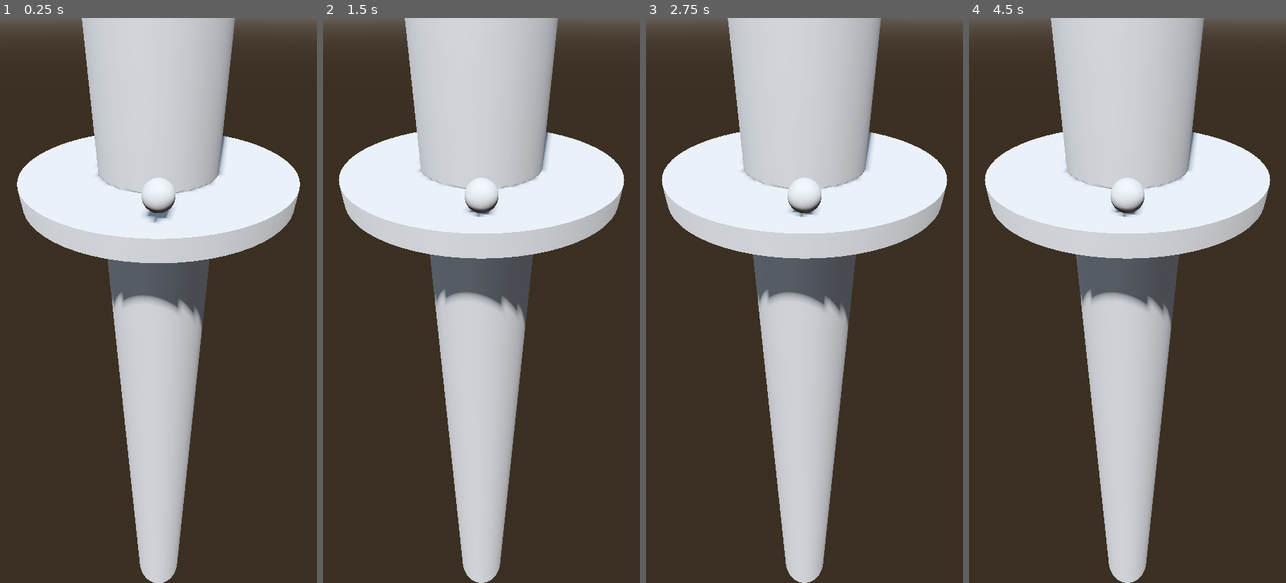
Above: before the commit, frames 1-4 (left to right).
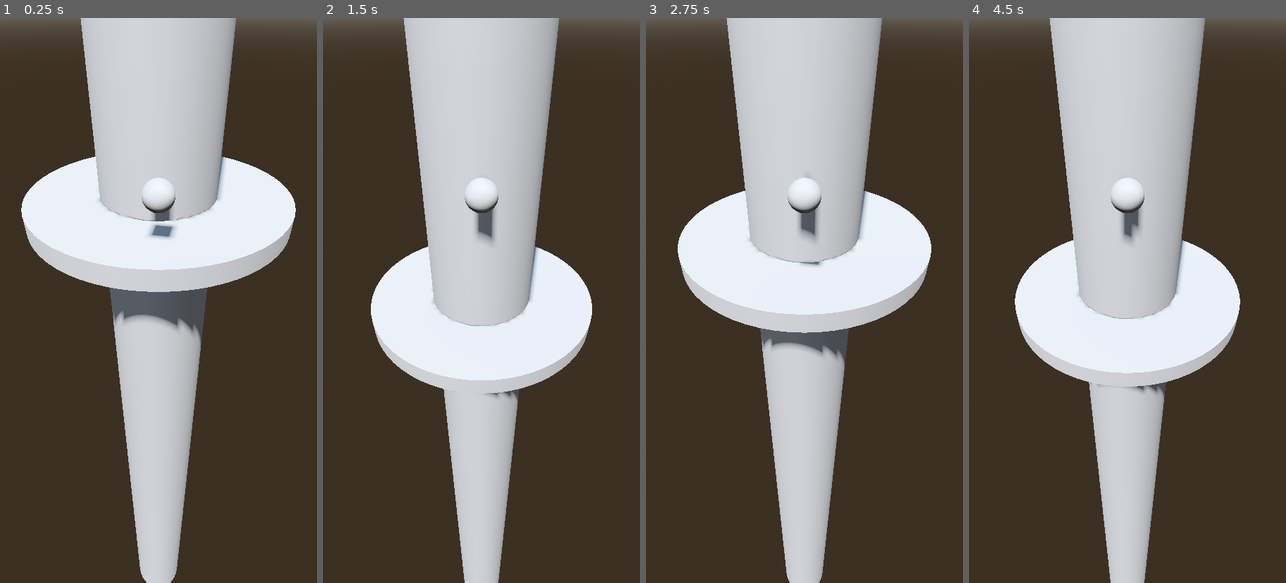
Above: after the commit, the same moments.

Repository: v1adem/HelixJumpClone
Game: Godot game, scene res://Scenes/game.tscn
The game is run twice, just before and just after one commit, with the same random seed, the same clock (stepped at 60 frames per second) and the same inputs.
Inputs:
- Up to frame 1 (0.25 s): no input
- Up to frame 2 (1.5 s): no input
- Up to frame 3 (2.75 s): no input
- Up to frame 4 (4.5 s): no input

The runs differ from the first frame. In frame 1, 13% of the frame differs, in the area x 5-95%, y 0-100%; in frame 2, 25%; in frame 3, 20%; in frame 4, 25%, in the area x 4-96%, y 0-100%.

Commit message:
added jumping

Diff:
--- a/Scenes/game.tscn
+++ b/Scenes/game.tscn
@@ -44,6 +44,5 @@
 [node name="CollisionShape3D" type="CollisionShape3D" parent="Floor/StaticBody3D"]
 shape = SubResource("ConcavePolygonShape3D_ej7hg")
 
-[node name="Player" parent="." instance=ExtResource("1_i7lve")]
-transform = Transform3D(1, 0, 0, 0, 1, 0, 0, 0, 1, 0, 0.918724, 0.555312)
-top_level = true
+[node name="CharacterBody3D" parent="." instance=ExtResource("1_0s0xr")]
+transform = Transform3D(1, 0, 0, 0, 1, 0, 0, 0, 1, 0, 1.15918, 0.523622)
--- a/Scenes/player.tscn
+++ b/Scenes/player.tscn
@@ -1,24 +1,23 @@
-[gd_scene load_steps=4 format=3 uid="uid://dweeq3hajhlea"]
+[gd_scene load_steps=4 format=3 uid="uid://kl3ul8aci75j"]
 
-[ext_resource type="Script" path="res://Scripts/Player.gd" id="1_e78t4"]
+[ext_resource type="Script" path="res://Scripts/character_body_3d.gd" id="1_a10f1"]
 
-[sub_resource type="SphereMesh" id="SphereMesh_jo33h"]
+[sub_resource type="SphereMesh" id="SphereMesh_gaqfa"]
 
-[sub_resource type="ConvexPolygonShape3D" id="ConvexPolygonShape3D_2hik1"]
+[sub_resource type="ConvexPolygonShape3D" id="ConvexPolygonShape3D_vqrno"]
 points = PackedVector3Array(0.457871, 0.198079, 0.0157824, -0.48874, -0.0916874, -0.0451868, -0.471509, -0.137027, -0.0 …(929 unchanged characters)…
 
-[node name="Player" type="RigidBody3D"]
-lock_rotation = true
-script = ExtResource("1_e78t4")
+[node name="player" type="CharacterBody3D"]
+script = ExtResource("1_a10f1")
 
 [node name="MeshInstance3D" type="MeshInstance3D" parent="."]
 transform = Transform3D(0.15, 0, 0, 0, 0.15, 0, 0, 0, 0.15, 0, 0, 0)
-mesh = SubResource("SphereMesh_jo33h")
+mesh = SubResource("SphereMesh_gaqfa")
 skeleton = NodePath("../..")
 
 [node name="CollisionShape3D" type="CollisionShape3D" parent="."]
 transform = Transform3D(0.15, 0, 0, 0, 0.15, 0, 0, 0, 0.15, 0, 0, 0)
-shape = SubResource("ConvexPolygonShape3D_2hik1")
+shape = SubResource("ConvexPolygonShape3D_vqrno")
 
 [node name="TwistPivot" type="Node3D" parent="."]
 transform = Transform3D(1, 0, 0, 0, 1, 0, 0, 0, 1, 0, -0.6, 0)
--- /dev/null
+++ b/Scripts/character_body_3d.gd
@@ -0,0 +1,18 @@
+extends CharacterBody3D
+
+
+const SPEED = 5.0
+const JUMP_VELOCITY = 4.5
+
+# Get the gravity from the project settings to be synced with RigidBody nodes.
+var gravity = ProjectSettings.get_setting("physics/3d/default_gravity")
+
+
+func _physics_process(delta):
+	# Add the gravity.
+	if not is_on_floor():
+		velocity.y -= gravity * 0.02
+	else:
+		velocity.y += 4.5
+
+	move_and_slide()
--- /dev/null
+++ b/Scripts/player.gd
@@ -0,0 +1,14 @@
+extends RigidBody3D
+
+
+# Called when the node enters the scene tree for the first time.
+func _ready():
+	pass # Replace with function body.
+
+
+# Called every frame. 'delta' is the elapsed time since the previous frame.
+func _process(delta):
+	pass
+
+func _integrate_forces(state):
+	pass
Not shown: 1 places in Scenes/game.tscn that only renumber resources
